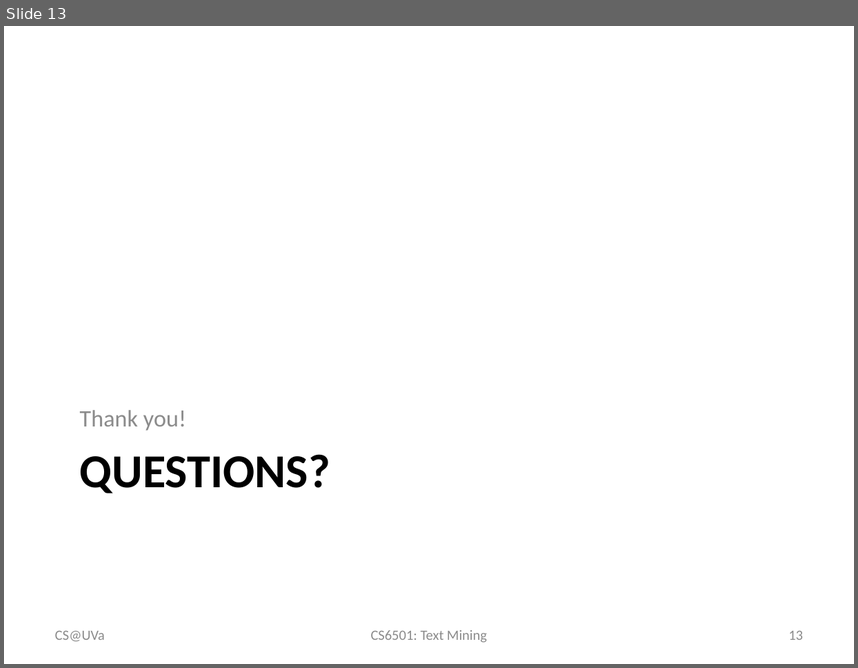
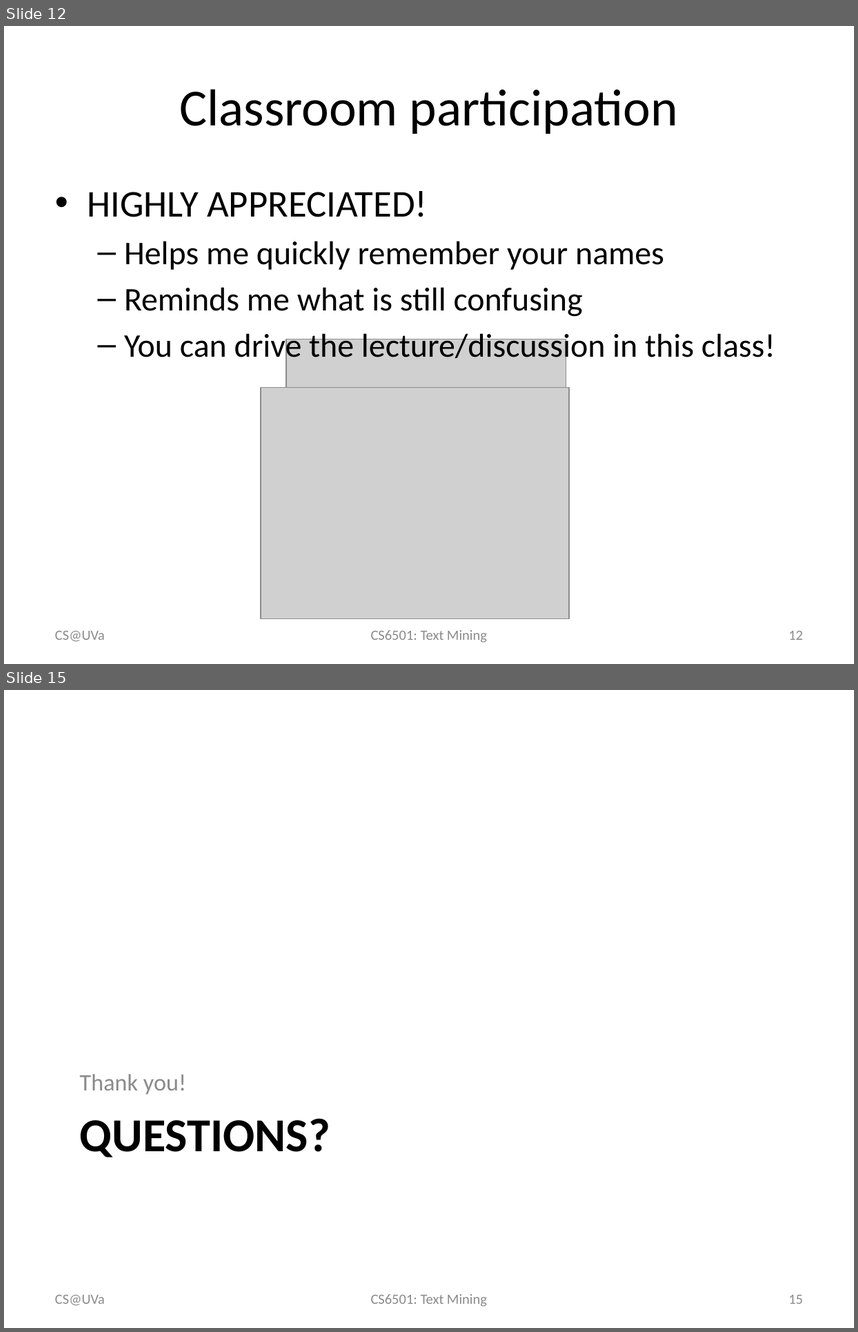
Before and after one commit to wang296/CS6501-Text-Mining, a slide deck: docs/CoursePolicy.pptx. Shown one above the other, each under a label of ours: slide 13 before the commit, slides 12 and 15 after it; the slides between them are not shown. The pictures are 858x668 and 858x1332 pixels, drawn with LibreOffice and Linux fonts; fonts in the diff are those of the drawing; grey boxes stand for pictures. Boxes give left, top, right and bottom in pixels: in the first picture for what was removed or moved away, otherwise in the second. Text is boxed around its words. In the diff, an @@ line names an element or a change of style, - is before the commit and + after.

```diff
--- a/docs/CoursePolicy.pptx
+++ b/docs/CoursePolicy.pptx
@@ slide 12 added at [4,26,854,664], background #FFFFFF @@
@@ title added at [179,89,678,134], 44 pt, text #000000 @@
+Classroom participation
@@ text added at [87,191,775,365], 28 pt, text #000000 @@
+• HIGHLY APPRECIATED!
+  – Helps me quickly remember your names
+  – Reminds me what is still confusing
+  – You can drive the lecture/discussion in this class!
@@ picture added at [286,339,566,619] @@
@@ picture added at [261,388,569,619] @@
@@ text added at [55,630,105,641], 12 pt, text #8C8C8C @@
+CS@UVa
@@ text added at [371,630,487,642], 12 pt, text #8C8C8C @@
+CS6501: Text Mining
@@ page number added at [789,630,803,639], 12 pt, text #8C8C8C @@
+12
@@ what was slide 13 is now slide 15 @@
@@ page number at [789,1294,803,1303]: text changed @@
-13
+15
```
Also in this commit, not shown: 8 slides changed, 1 other slide added, 5 other files.
